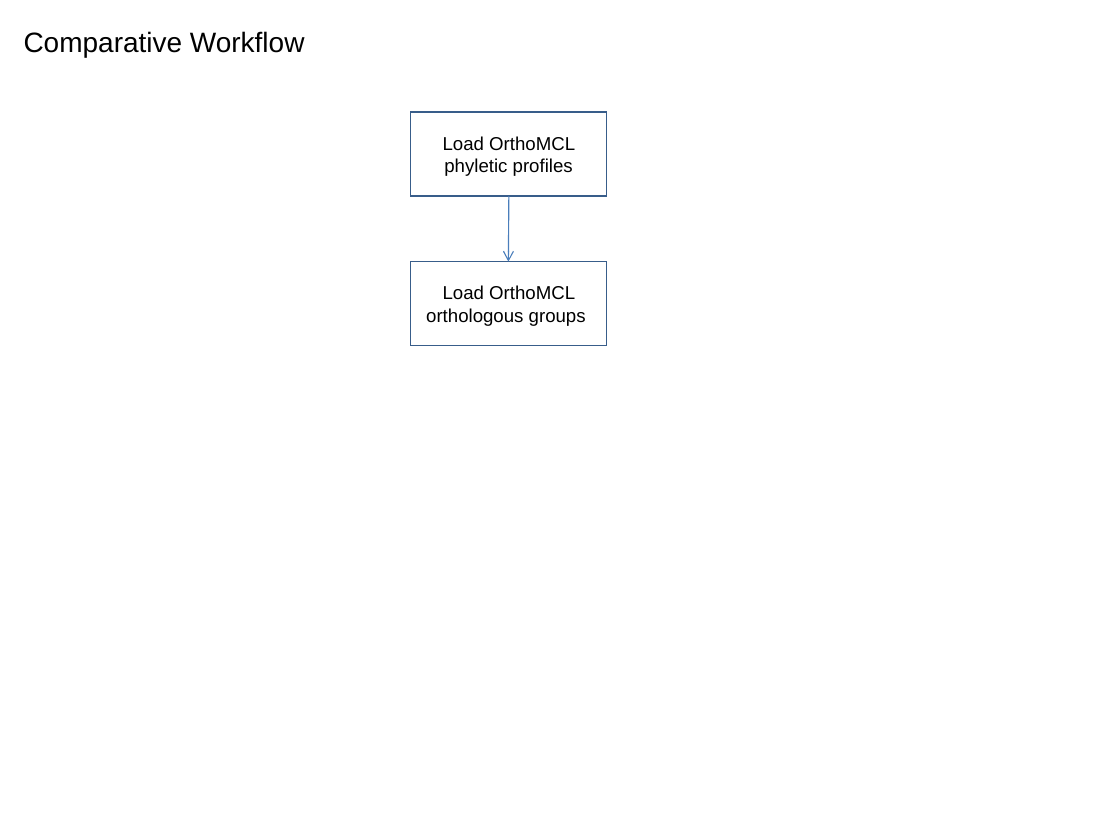
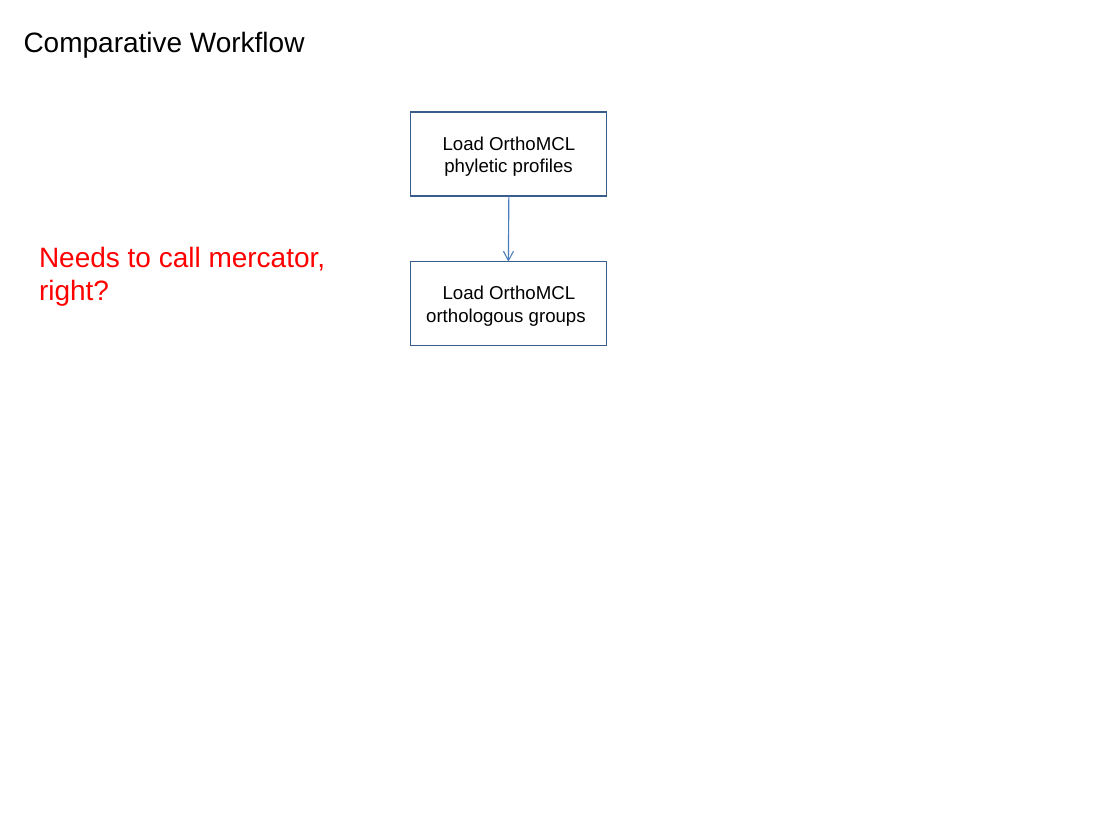
Before and after one commit to VEuPathDB/ApiCommonWorkflow, a slide deck: slide 29 of Main/doc/IntegratedWorkflow.ppt (slide 28 before the commit). Drawn at 1120x840 pixels with LibreOffice and Linux fonts; fonts in the diff are those of the drawing. Boxes give left, top, right and bottom in pixels: in the first picture for what was removed or moved away, otherwise in the second. Text is boxed around its words. In the diff, an @@ line names an element or a change of style, - is before the commit and + after.

```diff
--- a/Main/doc/IntegratedWorkflow.ppt
+++ b/Main/doc/IntegratedWorkflow.ppt
@@ text added at (39, 246, 326, 305), 18 pt, text #FF0000 @@
+Needs to call mercator, right?
```
Also in this commit, not shown: 8 other slides changed, 1 slide added.
